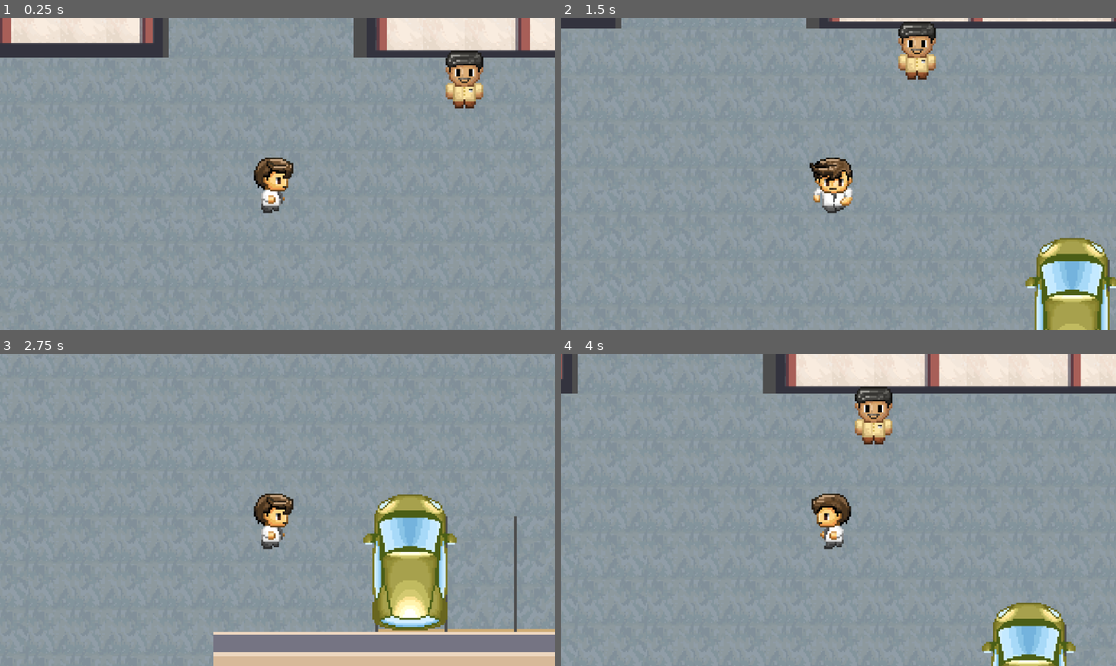
Above: before the commit, frames 1-4 (two rows, left to right).
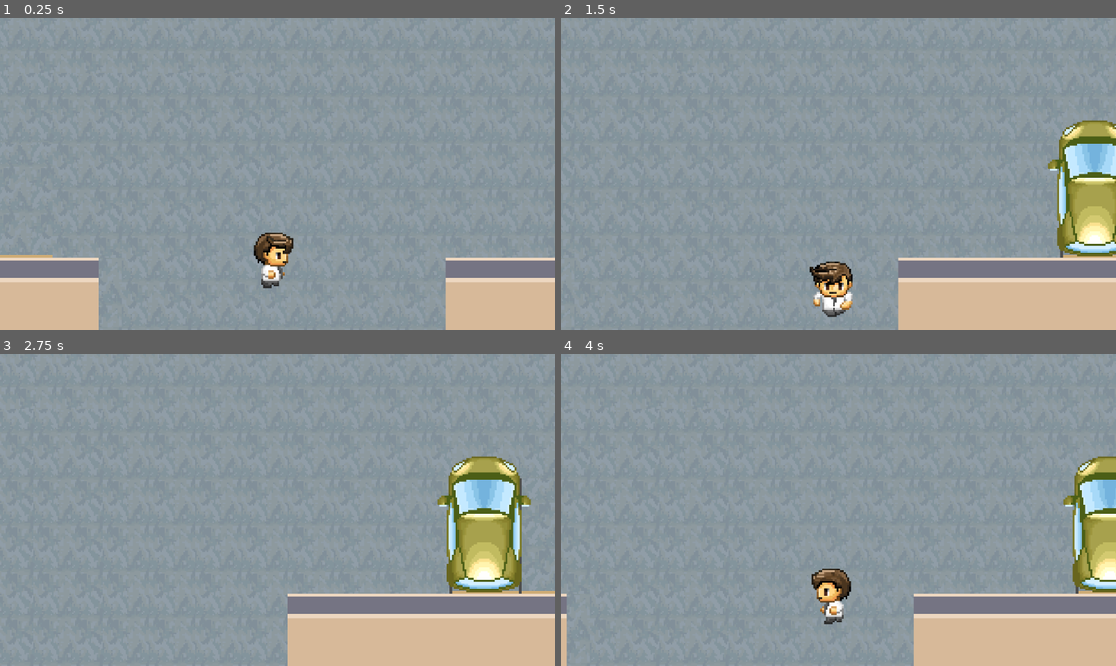
Above: after the commit, the same moments.

Repository: NeoRyumasil/School-Tale
Game: Godot game, scene res://Intro.tscn
Two runs of this game, one before a commit and one after it. Both use one fixed random seed, a clock stepped at 60 frames per second and the inputs below.
Inputs:
- Up to frame 1 (0.25 s): no input
- Up to frame 2 (1.5 s): tap Enter (Interact) at 0.5, 0.6, 1.35 s; hold D (move_right) 0.53-1.28 s; hold S (move_down) from 1.28 s (still down)
- Up to frame 3 (2.75 s): release S (move_down) at 2.03 s; hold D (move_right) from 2.03 s (still down); tap Enter (Interact) at 2.1 s
- Up to frame 4 (4 s): release D (move_right) at 2.78 s; hold W (move_up) 2.78-3.53 s; tap Enter (Interact) at 2.85, 3.6 s; hold A (move_left) from 3.53 s (still down)

The runs differ from the first frame. In frame 1, 20% of the frame differs, in the area x 0-100%, y 0-100%; in frame 2, 19%; in frame 3, 22%; in frame 4, 23%.

Commit message:
Update Prototype

Diff:
--- a/schoolfellas/Character/andi.tscn
+++ b/schoolfellas/Character/andi.tscn
@@ -43,6 +43,7 @@
 shape = SubResource("RectangleShape2D_mnq3e")
 
 [node name="Tutorial" type="Label" parent="."]
+visible = false
 texture_filter = 2
 offset_left = 54.0
 offset_top = -14.0
--- a/schoolfellas/Intro.tscn
+++ b/schoolfellas/Intro.tscn
@@ -8,7 +8,9 @@
 [ext_resource type="PackedScene" uid="uid://bp8m25m3wt57x" path="res://Object/mobil_putih.tscn" id="6_ryvcy"]
 [ext_resource type="PackedScene" uid="uid://cn53so5eabh7" path="res://Object/mobil_biru.tscn" id="8_0sj33"]
 [ext_resource type="PackedScene" uid="uid://bb3ry6pursk8d" path="res://Object/tempat_sampah_besar.tscn" id="8_57bjm"]
+[ext_resource type="PackedScene" uid="uid://dpidheki4q8sw" path="res://Object/tas.tscn" id="10_nocht"]
 [ext_resource type="Script" path="res://Script/scene_trigger_parkiran.gd" id="11_0iotl"]
+[ext_resource type="PackedScene" uid="uid://b71q43ylglp3q" path="res://Object/checkpoint.tscn" id="11_inoyg"]
 
 [sub_resource type="TileSetAtlasSource" id="TileSetAtlasSource_to4wa"]
 texture = ExtResource("1_wcc6y")
@@ -4103,6 +4105,11 @@
 format = 2
 layer_0/tile_data = PackedInt32Array(-983022, 1769472, 47, -917486, 1769472, 48, -983021, 1835008, 47, -917485, 1835008 …(86265 unchanged characters)…
 
+[node name="ObtainableObjects" type="Node2D" parent="."]
+
+[node name="Tas" parent="ObtainableObjects" instance=ExtResource("10_nocht")]
+position = Vector2(3837, -242)
+
 [node name="Characters" type="Node2D" parent="."]
 position = Vector2(2139, 330)
 scale = Vector2(3.719, 3.719)
@@ -4112,7 +4119,7 @@
 scale = Vector2(0.268889, 0.268889)
 
 [node name="Player" parent="Characters" instance=ExtResource("2_ho6sj")]
-position = Vector2(141.167, -168.594)
+position = Vector2(128.529, -44.9045)
 scale = Vector2(0.268889, 0.268889)
 
 [node name="Camera" type="Camera2D" parent="Characters/Player"]
@@ -4166,4 +4173,10 @@
 
 [node name="UI" type="CanvasLayer" parent="."]
 
+[node name="Checkpoints" type="Node2D" parent="."]
+
+[node name="Checkpoint" parent="Checkpoints" instance=ExtResource("11_inoyg")]
+position = Vector2(3271, -401)
+scale = Vector2(6, 2)
+
 [connection signal="body_entered" from="SceneTriggers/SceneTrigger/Area2D" to="SceneTriggers/SceneTrigger" method="_on_area_2d_body_entered"]
--- /dev/null
+++ b/schoolfellas/Object/checkpoint.tscn
@@ -0,0 +1,15 @@
+[gd_scene load_steps=3 format=3 uid="uid://b71q43ylglp3q"]
+
+[ext_resource type="Script" path="res://Script/checkpoint.gd" id="1_wl6e2"]
+
+[sub_resource type="RectangleShape2D" id="RectangleShape2D_y0xkl"]
+size = Vector2(66, 58)
+
+[node name="Checkpoint" type="Area2D"]
+script = ExtResource("1_wl6e2")
+
+[node name="Collision" type="CollisionShape2D" parent="."]
+position = Vector2(0, 1)
+shape = SubResource("RectangleShape2D_y0xkl")
+
+[connection signal="body_entered" from="." to="." method="_on_body_entered"]
--- a/schoolfellas/Object/tas.tscn
+++ b/schoolfellas/Object/tas.tscn
@@ -1,11 +1,16 @@
-[gd_scene load_steps=3 format=3 uid="uid://dpidheki4q8sw"]
+[gd_scene load_steps=5 format=3 uid="uid://dpidheki4q8sw"]
 
 [ext_resource type="Texture2D" uid="uid://b5kecuid4sp55" path="res://Asset/ObjectSprite/Tas.png" id="1_l4k55"]
+[ext_resource type="Script" path="res://Script/tas.gd" id="1_yt53s"]
 
 [sub_resource type="RectangleShape2D" id="RectangleShape2D_jb454"]
 size = Vector2(40, 48)
 
+[sub_resource type="RectangleShape2D" id="RectangleShape2D_o7ckh"]
+size = Vector2(52, 55)
+
 [node name="Tas" type="Area2D"]
+script = ExtResource("1_yt53s")
 
 [node name="Sprite" type="Sprite2D" parent="."]
 texture_filter = 1
@@ -15,3 +20,21 @@
 [node name="Collision" type="CollisionShape2D" parent="."]
 position = Vector2(-4, 0)
 shape = SubResource("RectangleShape2D_jb454")
+
+[node name="Area2D" type="Area2D" parent="."]
+
+[node name="AreaCollision" type="CollisionShape2D" parent="Area2D"]
+position = Vector2(-4, 0.5)
+shape = SubResource("RectangleShape2D_o7ckh")
+
+[node name="Tutorial" type="Label" parent="."]
+visible = false
+texture_filter = 2
+offset_left = 27.0
+offset_top = -15.0
+offset_right = 151.0
+offset_bottom = 8.0
+text = "Interaksi (Enter)"
+
+[connection signal="body_entered" from="Area2D" to="." method="_on_area_2d_body_entered"]
+[connection signal="body_exited" from="Area2D" to="." method="_on_area_2d_body_exited"]
--- a/schoolfellas/Script/andi.gd
+++ b/schoolfellas/Script/andi.gd
@@ -1,5 +1,4 @@
 extends CharacterBody2D
-
 
 var canInteract = false
 var isChat = false
--- /dev/null
+++ b/schoolfellas/Script/checkpoint.gd
@@ -0,0 +1,5 @@
+extends Area2D
+
+func _on_body_entered(body: Node2D) -> void:
+	if body.name == "Player":
+		GlobalItems._setCheckpointPosition(body.position)
--- a/schoolfellas/Script/dialog_box_andi.gd
+++ b/schoolfellas/Script/dialog_box_andi.gd
@@ -1,10 +1,11 @@
 extends Control
 
-var dialogIntro =["Oh.. Iya... Aku... Minta maaf telah merepotkanmu"
-				]
+var dialogHaveTas =["Oh.. Iya... Tasku... Aku... Minta maaf telah merepotkanmu"]
+var normal = ["Hallo..."]
 
 var dialogIndex = 0
 var isFinished = false
+var currentDialog : Array = []
 
 @onready var dialogText: RichTextLabel = $Box/DialogText
 
@@ -17,18 +18,23 @@
 
 func showDialog():
 	dialogIndex = 0
+	if GlobalItems.haveTasHitam:
+		currentDialog = dialogHaveTas
+	elif !GlobalItems.haveTasHitam:
+		currentDialog = normal
 	dialogLoader()
 
 func dialogLoader():
-	if dialogIndex < dialogIntro.size():
+	if dialogIndex < currentDialog.size():
 		isFinished = false
-		dialogText.bbcode_text = dialogIntro[dialogIndex]
+		dialogText.bbcode_text = currentDialog[dialogIndex]
 		dialogText.visible_characters = 0
 
 		var tween = create_tween()
-		tween.tween_property(dialogText, "visible_characters", dialogIntro[dialogIndex].length(), 1).set_trans(Tween.TRANS_LINEAR).set_ease(Tween.EASE_IN_OUT)
+		tween.tween_property(dialogText, "visible_characters", currentDialog[dialogIndex].length(), 1).set_trans(Tween.TRANS_LINEAR).set_ease(Tween.EASE_IN_OUT)
 
 	else:
 		queue_free()
 		isFinished = true
+
 	dialogIndex += 1
--- /dev/null
+++ b/schoolfellas/Script/global_items.gd
@@ -0,0 +1,17 @@
+extends Node
+
+#Barang
+var haveTasHitam = false
+
+#isCheckpoint
+var isCheckpointParkiran = false
+var isCheckpointLorongEntrance = false
+var isCheckpointLorongR1 = false
+var isCheckpointLorongR2 = false
+var isCheckpointKelas = false
+
+#Checkpoint
+var checkpoint = Vector2.ZERO
+
+func _setCheckpointPosition(position:Vector2):
+	checkpoint = position
--- /dev/null
+++ b/schoolfellas/Script/tas.gd
@@ -0,0 +1,28 @@
+extends Area2D
+
+var canInteract = false
+
+
+
+# Called when the node enters the scene tree for the first time.
+func _ready() -> void:
+	pass # Replace with function body.
+
+# Called every frame. 'delta' is the elapsed time since the previous frame.
+func _process(delta: float) -> void:
+	if Input.is_action_just_pressed("Interact") && canInteract:
+		_interaction()
+
+func _on_area_2d_body_entered(body: Node2D) -> void:
+	if body.name == "Player":
+		canInteract = true
+		$Tutorial.visible = true
+
+func _on_area_2d_body_exited(body: Node2D) -> void:
+	if body.name == "Player":
+		canInteract = false
+		$Tutorial.visible = false
+
+func _interaction():
+	GlobalItems.haveTasHitam = true
+	queue_free()
--- a/schoolfellas/project.godot
+++ b/schoolfellas/project.godot
@@ -14,6 +14,10 @@
 run/main_scene="res://Intro.tscn"
 config/features=PackedStringArray("4.3", "Mobile")
 config/icon="res://Character/icon.svg"
+
+[autoload]
+
+GlobalItems="*res://Script/global_items.gd"
 
 [input]
 
Not shown: 1 places in schoolfellas/Intro.tscn that only renumber resources
